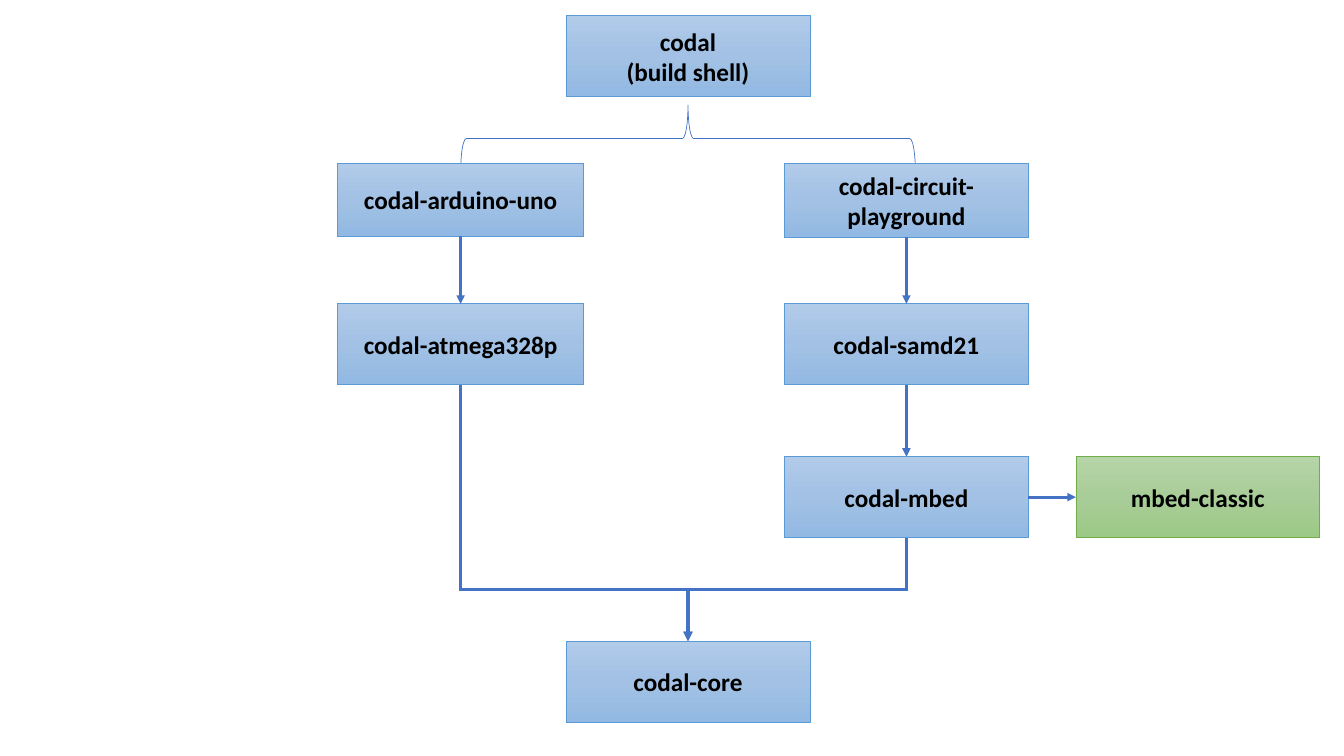
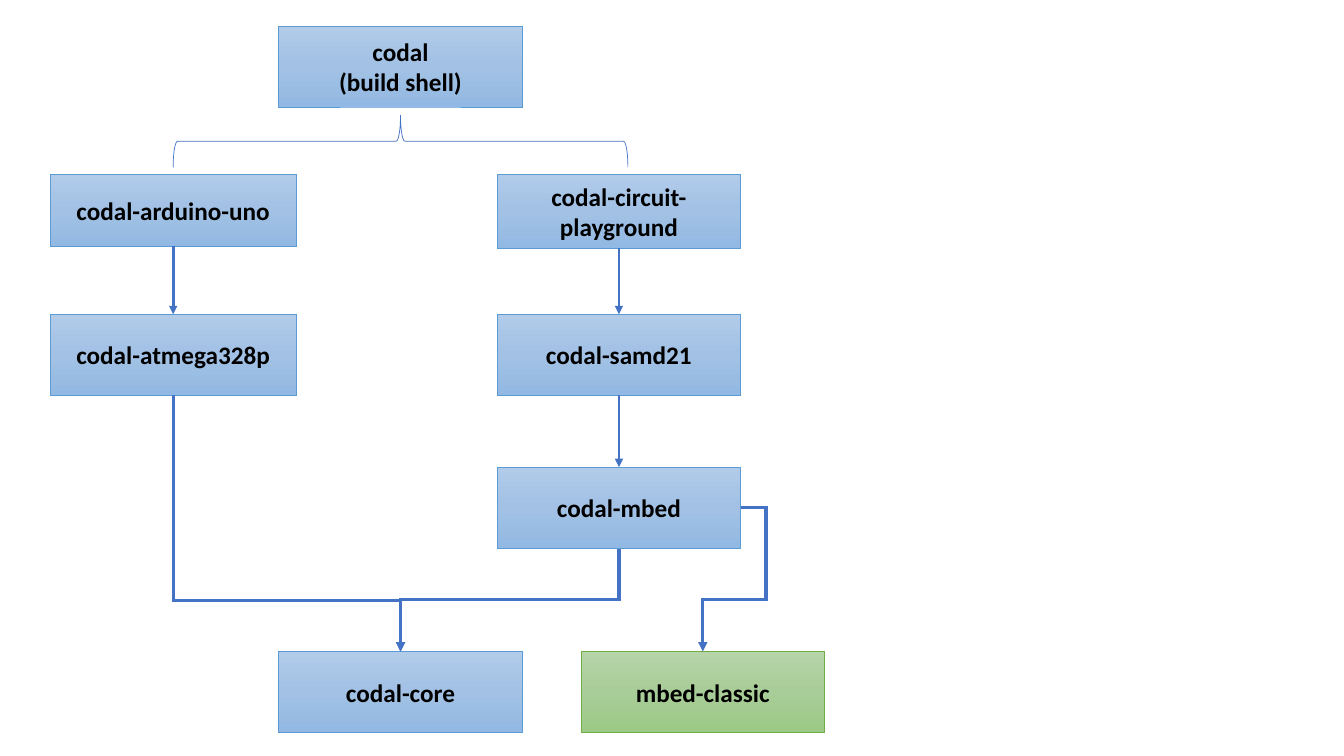
Before and after one commit to microsoft/pxt, a slide deck: slide 4 of papers/tr2017/diagrams.pptx. Drawn at 1344x756 pixels with LibreOffice and Linux fonts; fonts in the diff are those of the drawing. Boxes give left, top, right and bottom in pixels: in the first picture for what was removed or moved away, otherwise in the second. Text is boxed around its words. In the diff, an @@ line names an element or a change of style, - is before the commit and + after.

```diff
--- a/papers/tr2017/diagrams.pptx
+++ b/papers/tr2017/diagrams.pptx
@@ right brace: place and size @@
-right brace at [461, 105, 915, 172]
+right brace at [174, 115, 629, 168]
@@ 4 rectangles, 2 elbow arrows, 1 arrow: place and size @@
-4 rectangles, 2 elbow arrows, 1 arrow at [338, 16, 906, 722]
+4 rectangles, 2 elbow arrows, 1 arrow at [50, 26, 619, 732]
@@ 3 rectangles, 2 arrows: place and size @@
-3 rectangles, 2 arrows at [784, 163, 1028, 537]
+3 rectangles, 2 arrows at [497, 174, 741, 547]
@@ elbow arrow added from (741, 508) to (703, 651), #4472C4 2.25 pt @@
@@ arrow removed from (1028, 497) to (1076, 497) @@
@@ rectangle "mbed-classic": place and size @@
-rectangle "mbed-classic" at [1076, 457, 1320, 537]
+rectangle "mbed-classic" at [581, 651, 825, 732]
```
Also in this commit, not shown: 3 other files.
